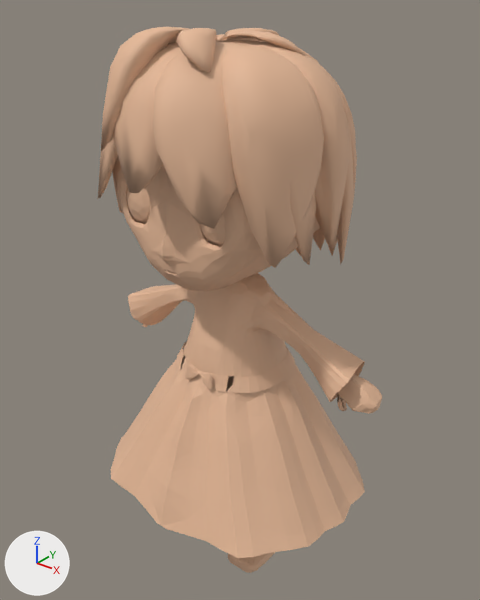
An edit to the FBX model Assets/media/girl.fbx, drawn before and after from the same camera.
Both versions are drawn from a 50 mm lens placed at (1.14, -1.377, 1.766), pointed at (0.003, 0.044, 0.885). Every picture has the same lights, and +X, +Y and +Z are marked at lower left. Where no turn or scale is listed for an object, it has been applied to the vertices. Vertices at the same position are counted once.
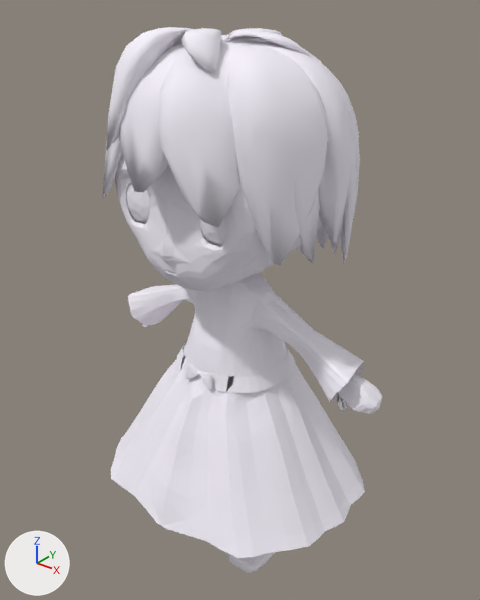
Location of each change, [x1, y1, x2, y2] in pixels of the pictures (480 x 600 px):
'Cube', recoloured, reshaped (beige to white)
    before: [98, 27, 382, 573]
    after: [111, 40, 382, 573]
'Cube.001', added
    after: [103, 27, 360, 266]
part 1 of me_cube, cut back (beige)
    before: [98, 27, 357, 268]

Diff of the bpy script that builds the scene:
```diff
--- a/Assets/media/girl.fbx.py
+++ b/Assets/media/girl.fbx.py
@@ mat_material_002 @@
 mat_material_002 = principled_material('Material.002')
-mat_material_002.base_color = (0.8, 0.491, 0.316)  # beige #e7ba98
+mat_material_002.base_color = (0.955, 0.911, 1.0)  # white #faf5ff
 mat_material_002.roughness = 0.69
@@ me_cube @@
 # used by ob_cube; location = (0.0, -0.001, 0.0)
-me_cube.from_pydata(...)  # 5121 vertices, 9830 faces; spans x -0.49..0.49, y -0.34..0.36, z 0.0..1.66
+me_cube.from_pydata(...)  # 2382 vertices, 4402 faces; spans x -0.49..0.49, y -0.33..0.36, z 0.0..1.62
+# me_cube part 1: 7 vertices moved within x -0.27..0.1, y -0.13..0.25, z 1.35..1.62; 2739 vertices removed from x -0.35..0.35, y -0.34..0.35, z 0.93..1.66
 me_cube.materials.append(mat_material_002)
@@ me_cube_001 @@
+me_cube_001.from_pydata(...)  # 2739 vertices, 5428 faces; spans x -0.345..0.349, y -0.324..0.362, z 0.925..1.661
+me_cube_001.materials.append(mat_material_002)  # white #faf5ff
@@ ob_cube_001 @@
+ob_cube_001 = bpy.data.objects.new('Cube.001', me_cube_001)
+ob_cube_001.location = (0.0, -0.001, 0.0)
```
